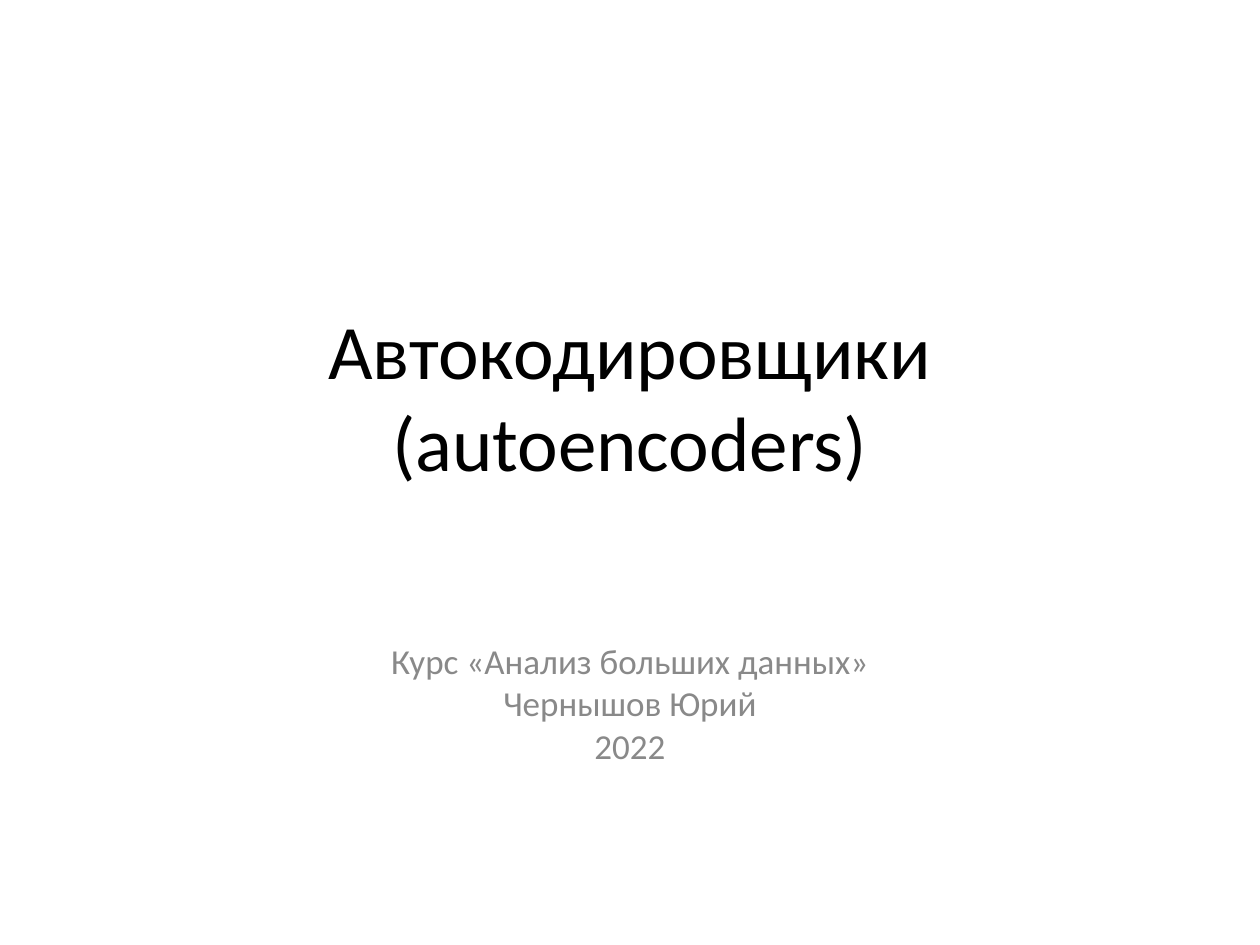
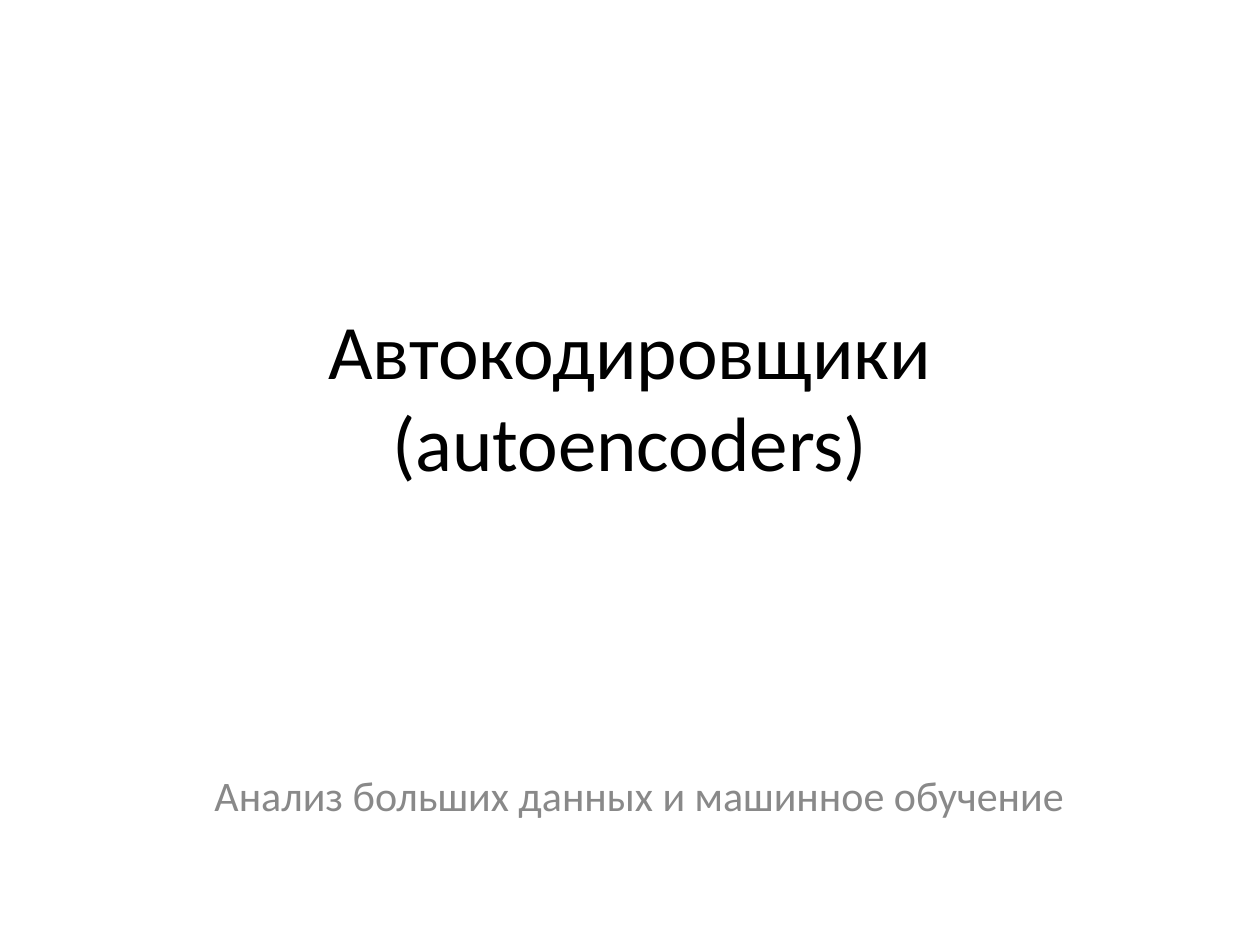
Before and after one commit to CyberLympha/Data-Science-Course, a slide deck: slide 1 of презентации/Автокодировщики.ppt. Drawn at 1260x945 pixels with LibreOffice and Linux fonts; fonts in the diff are those of the drawing. Boxes give left, top, right and bottom in pixels: in the first picture for what was removed or moved away, otherwise in the second. Text is boxed around its words. In the diff, an @@ line names an element or a change of style, - is before the commit and + after.

Commit message:
Update Автокодировщики.ppt
Обновлена презентация "Автокодировщики": поправлены и добавлены ссылки на материалы.

```diff
--- a/презентации/Автокодировщики.ppt
+++ b/презентации/Автокодировщики.ppt
@@ subtitle at (x1=214, y1=782, x2=1064, y2=818): text changed; size 20 to 24 pt @@
-Курс «Анализ больших данных»
-Чернышов Юрий
-2022
+Анализ больших данных и машинное обучение
```
Also in this commit, not shown: 5 other slides changed.
